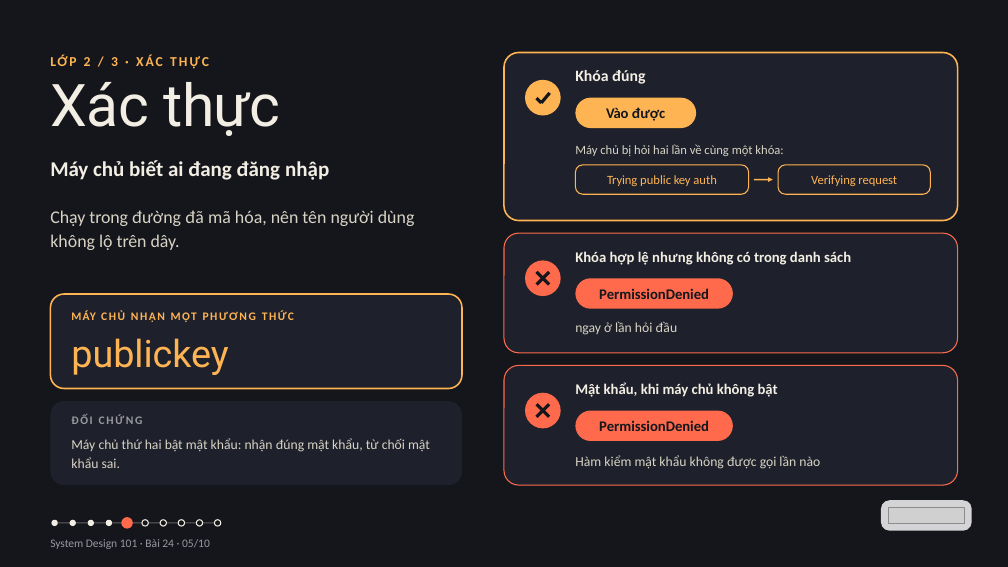
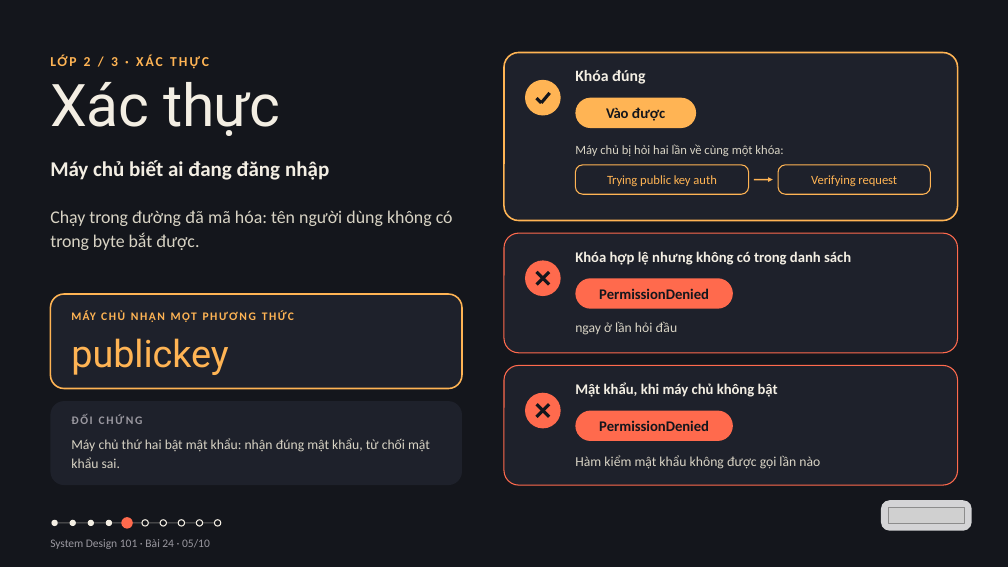
Before and after one commit to vohoailinh90/tool-marketing-studio, a slide deck: slide 5 of system-design-101/vi/lessons/sd-14-024/slides/sd-14-024.pptx. Drawn at 1008x567 pixels with LibreOffice and Linux fonts; fonts in the diff are those of the drawing; grey boxes stand for pictures. Boxes give left, top, right and bottom in pixels: in the first picture for what was removed or moved away, otherwise in the second. Text is boxed around its words. In the diff, an @@ line names an element or a change of style, - is before the commit and + after.

```diff
--- a/system-design-101/vi/lessons/sd-14-024/slides/sd-14-024.pptx
+++ b/system-design-101/vi/lessons/sd-14-024/slides/sd-14-024.pptx
@@ text at [50, 210, 453, 250]: text changed @@
-Chạy trong đường đã mã hóa, nên tên người dùng không lộ trên dây.
+Chạy trong đường đã mã hóa: tên người dùng không có trong byte bắt được.
```
Also in this commit, not shown: 1 other slide changed, 1 other file.
